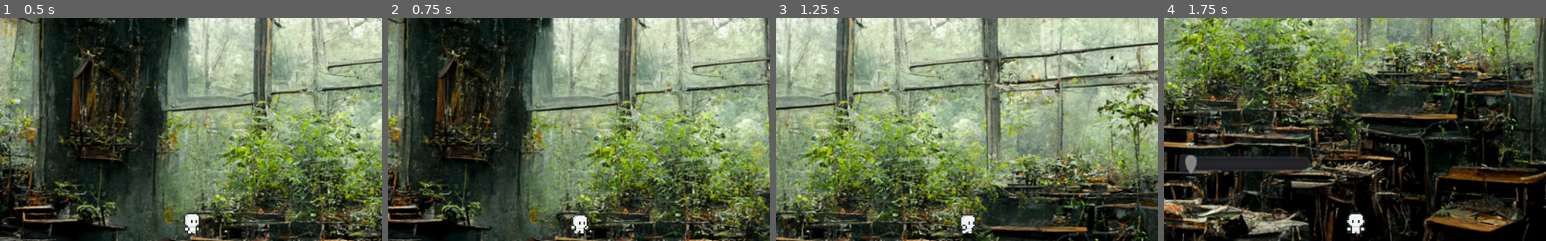
Above: before the commit, frames 1-4 (left to right).
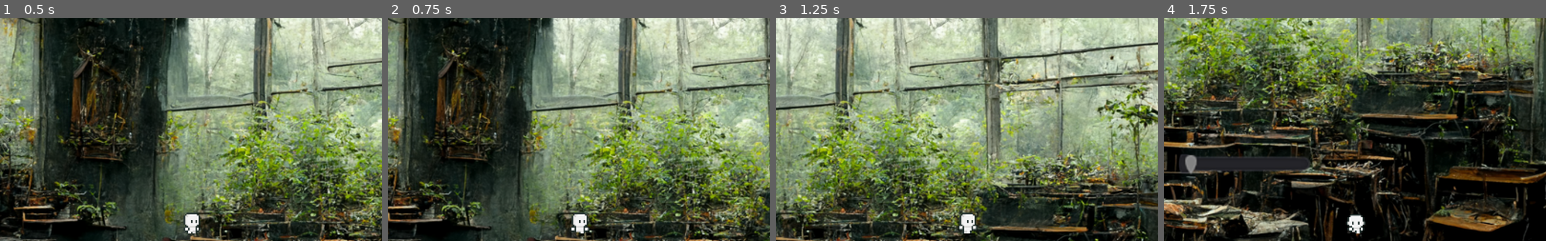
Above: after the commit, the same moments.

Repository: KaioGabriel-the/Labyrinth-Of-Bullies
Game: Godot game, scene res://scenes/World_1.tscn
The game is run twice, just before and just after one commit, with the same random seed, the same clock (stepped at 60 frames per second) and the same inputs. This scene is started directly instead of the project's main scene.
Inputs:
- Up to frame 1 (0.5 s): no input
- Up to frame 2 (0.75 s): tap Enter at 0.5 s; hold Right (ui_right) from 0.53 s (still down); hold Shift (run) from 0.53 s (still down)
- Up to frame 3 (1.25 s): keep holding Right (ui_right); keep holding Shift (run)
- Up to frame 4 (1.75 s): release Right (ui_right) at 1.28 s; release Shift (run) at 1.28 s; hold Down (ui_down) from 1.28 s (still down); tap Shift (run) at 1.35 s
The pictures show only the part of the screen within x 24-74%, y 2-52%; the shares and areas given below are measured in that part.

Frame 1 is identical in both runs. In frame 2, 0.2% of the frame differs, in the area x 47-53%, y 87-97%; in frame 3, 0.2%; in frame 4, 0.2%.

Commit message:
feat: adjusting player running sprites

Diff:
--- /dev/null
+++ b/scenes/ColorSlider.tscn
@@ -0,0 +1,10 @@
+[gd_scene load_steps=2 format=2]
+
+[ext_resource path="res://script/ColorSlider.gd" type="Script" id=1]
+
+[node name="ColorSlider" type="HSlider"]
+margin_left = 30.0
+margin_top = 21.0
+margin_right = 118.0
+margin_bottom = 37.0
+script = ExtResource( 1 )
--- a/scenes/World.tscn
+++ b/scenes/World.tscn
@@ -1,6 +1,7 @@
-[gd_scene load_steps=2 format=2]
+[gd_scene load_steps=3 format=2]
 
 [ext_resource path="res://scenes/Player.tscn" type="PackedScene" id=1]
+[ext_resource path="res://scenes/ColorSlider.tscn" type="PackedScene" id=2]
 
 [node name="World" type="Node2D"]
 
@@ -9,3 +10,9 @@
 
 [node name="Player" parent="." instance=ExtResource( 1 )]
 position = Vector2( -4, 1 )
+
+[node name="ColorSlider" parent="." instance=ExtResource( 2 )]
+margin_left = -50.0
+margin_top = 109.0
+margin_right = 38.0
+margin_bottom = 125.0
--- a/scenes/World_1.tscn
+++ b/scenes/World_1.tscn
@@ -2,7 +2,7 @@
 
 [ext_resource path="res://assets/Imagens/classroom (10).png" type="Texture" id=1]
 [ext_resource path="res://scenes/Player.tscn" type="PackedScene" id=2]
-[ext_resource path="res://script/ColorSlider.gd" type="Script" id=3]
+[ext_resource path="res://scenes/ColorSlider.tscn" type="PackedScene" id=3]
 
 [node name="World" type="Node2D"]
 
@@ -14,9 +14,4 @@
 [node name="Player" parent="." instance=ExtResource( 2 )]
 position = Vector2( 6, -7 )
 
-[node name="ColorSlider" type="HSlider" parent="."]
-margin_left = 30.0
-margin_top = 21.0
-margin_right = 118.0
-margin_bottom = 37.0
-script = ExtResource( 3 )
+[node name="ColorSlider" parent="." instance=ExtResource( 3 )]
--- a/script/Player.gd
+++ b/script/Player.gd
@@ -28,7 +28,7 @@
 		"run": "Run_Right"
 	}
 }
-var running : float;
+var running : bool = false;
 
 func _ready():
 	pass # Replace with function body.
@@ -43,12 +43,9 @@
 	var _axis = Input.get_vector("ui_left", "ui_right", "ui_up", "ui_down");
 	var _newSpeed: float = 0.0;
 	if _axis != Vector2.ZERO:
-		if running == 0.0:
-				direction = _axis;
-				_newSpeed = moveSpeed;
-		else:
-			direction = _axis;
-			_newSpeed = runningSpeed;
+		direction = _axis;
+		_newSpeed = moveSpeed if !running else runningSpeed;
+
 	# Definir velocidade com base no input
 	var _sp = accel if _axis != Vector2.ZERO else fric;
 	actualSpeed = move_toward(actualSpeed, _newSpeed, _sp);
@@ -63,7 +60,7 @@
 func manage_animation():
 	# Identificar que estado estamos (idle, walk ou run).
 	var _state = "idle" if velocity.length() == 0 else "walk";
-#	# TODO: _state = "run" if running else _state;
+	_state = "run" if running else _state;
 
 	# Obter em graus o valor da direção
 	var _degrees = abs(rad2deg(direction.angle()) + 90);
